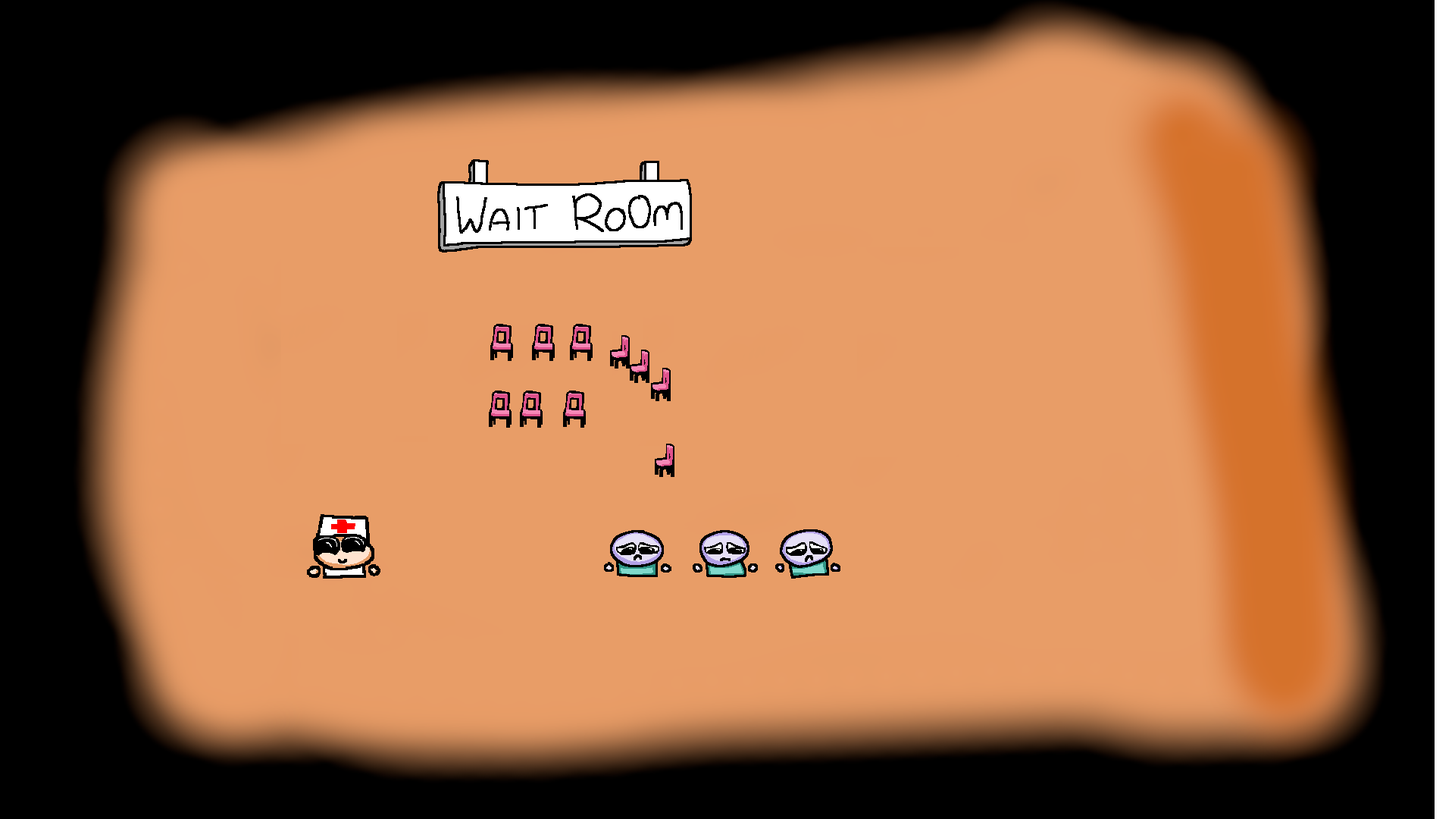
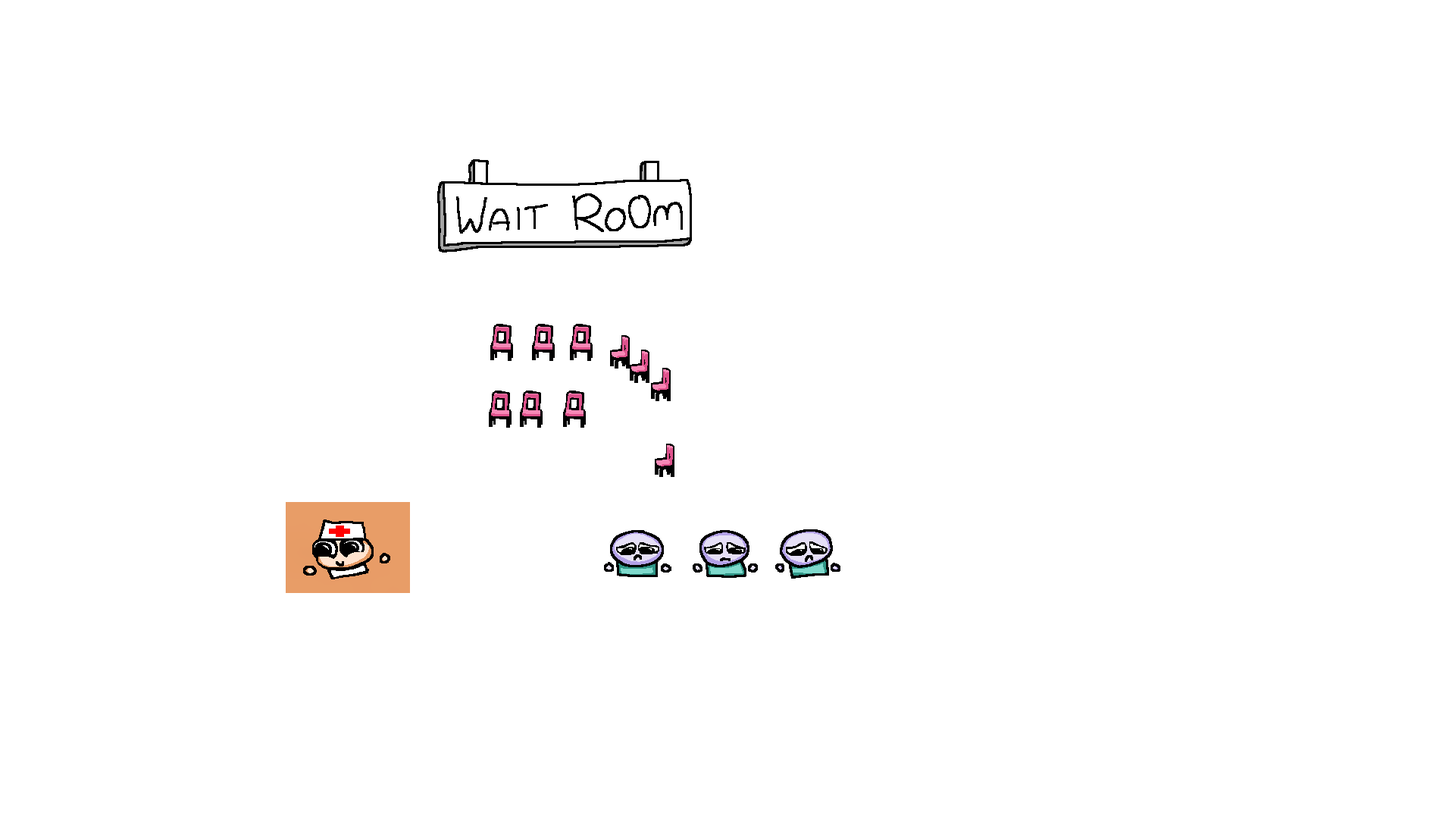
Revision of a layered (1455, 819) image; what changed, layer by layer:
showed group "Layer Group #2" (3 layers) over [303, 513, 391, 580]
added layer "Pasted Layer #8" in group "Layer Group #1" over [318, 516, 369, 537]
painted on "Pasted Layer #2" over [313, 513, 381, 579]
painted on "Pasted Layer #3" over [320, 535, 373, 567]
hid "Pasted Layer #5" over [303, 513, 391, 580]
hid "Background" over [0, 0, 1435, 819]
